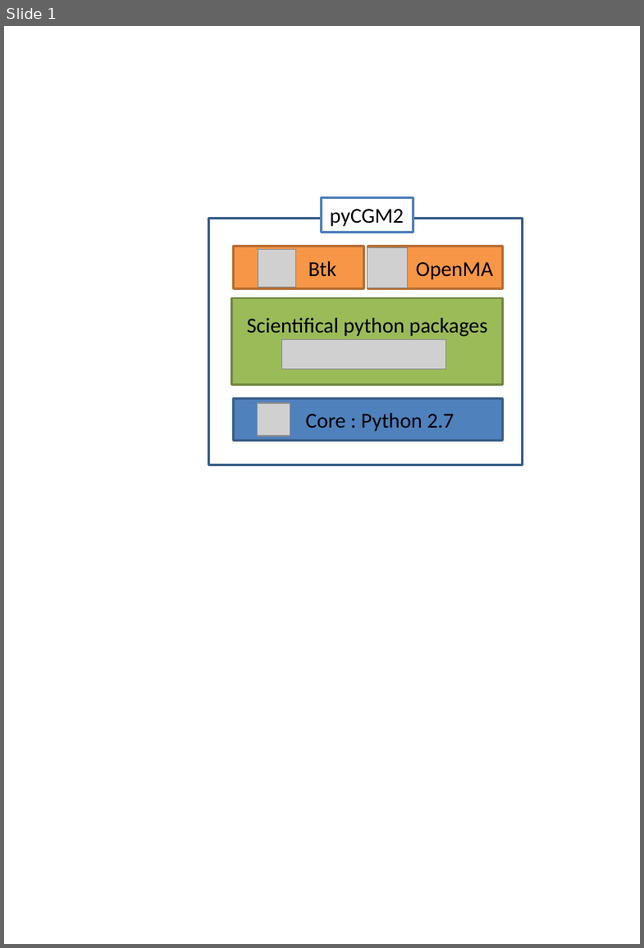
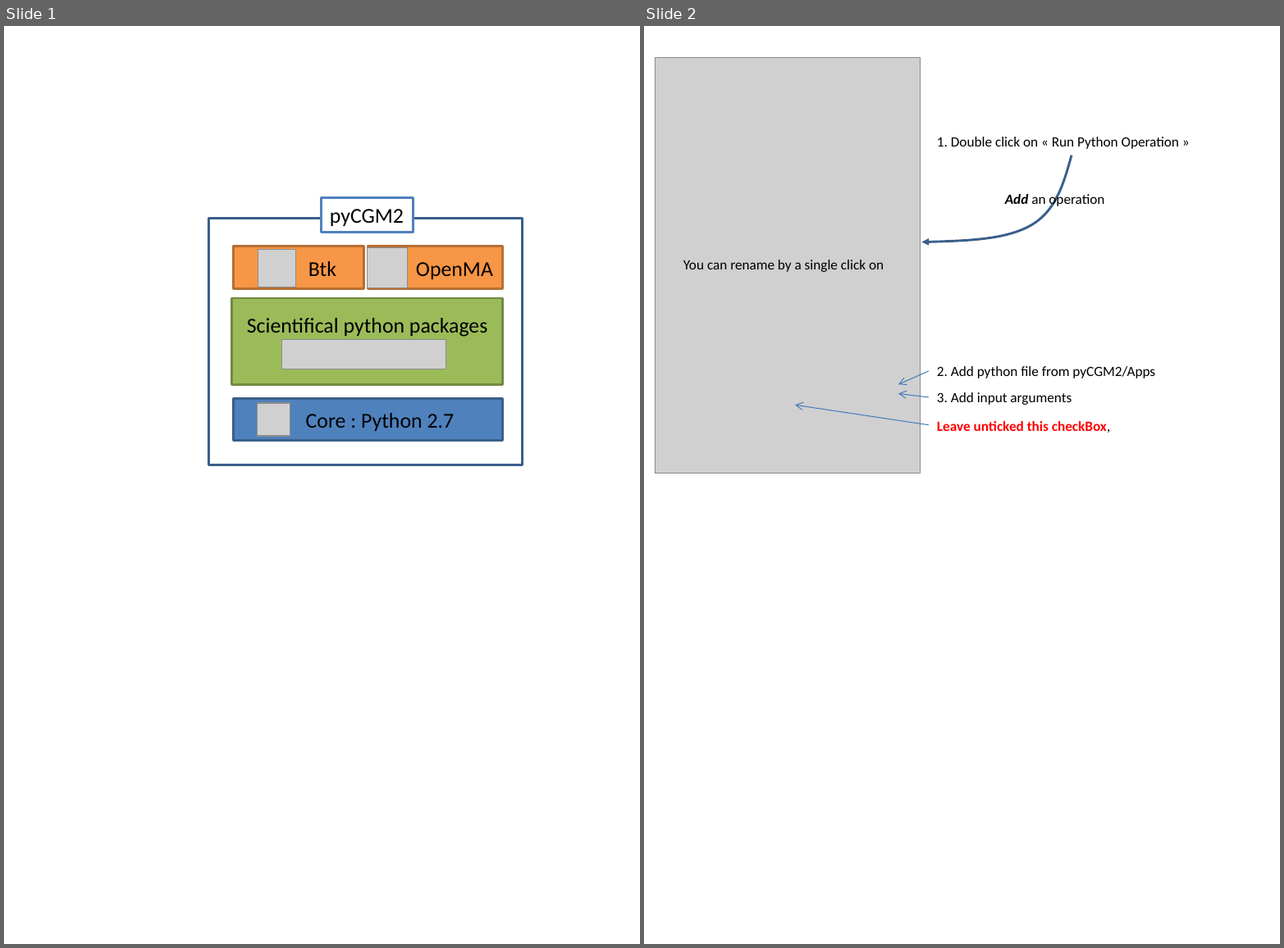
Before and after one commit to pyCGM2/pyCGM2.github.io, a slide deck: diagrams/diagram PyCGM2.pptx. Shown side by side, each under a label of ours: slide 1 before the commit, slides 1 and 2 after it. The pictures are 644x948 and 1284x948 pixels, drawn with LibreOffice and Linux fonts; fonts in the diff are those of the drawing; grey boxes stand for pictures. Boxes give left, top, right and bottom in pixels: in the first picture for what was removed or moved away, otherwise in the second. Text is boxed around its words. In the diff, an @@ line names an element or a change of style, - is before the commit and + after.

Commit message:
new pages ( FAQ + Nexus2Apps)

```diff
--- a/diagrams/diagram PyCGM2.pptx
+++ b/diagrams/diagram PyCGM2.pptx
@@ slide 2 added at [644,26,1280,944], background #FFFFFF @@
@@ group added at [655,58,1179,474]: 6 texts, 3 arrows, 1 picture, 1 freeform shape @@
+1. Double click on « Run Python Operation »
+Add an operation
+You can rename by a single click on
+2. Add python file from pyCGM2/Apps
+3. Add input arguments
+Leave unticked this checkBox,
```
Also in this commit, not shown: 1 other slide added, 14 other files.
